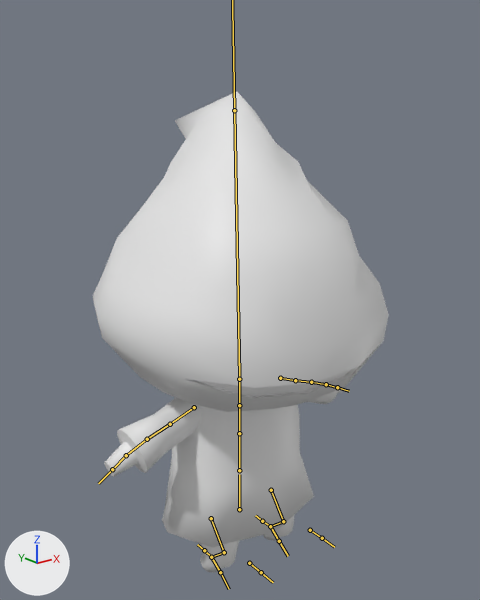
Two versions of the FBX model Characters/Sharko/animations/sharko_idle.fbx, one commit apart.
Camera for both pictures: a 50 mm lens placed at (-6.19, -7.74, 6.79), pointed at (0.18, 0.23, 3.6). The lights are fixed; the arrows at lower left show +X, +Y and +Z. Both versions are drawn at frame 110 of the action 'Armature|idle_2'; the numbers are the values there. The bones that bend it are drawn over the model as lines.

The first picture shows '1arms', '1cloth', '1head', '1legs', '1mouth', '1teeth'.
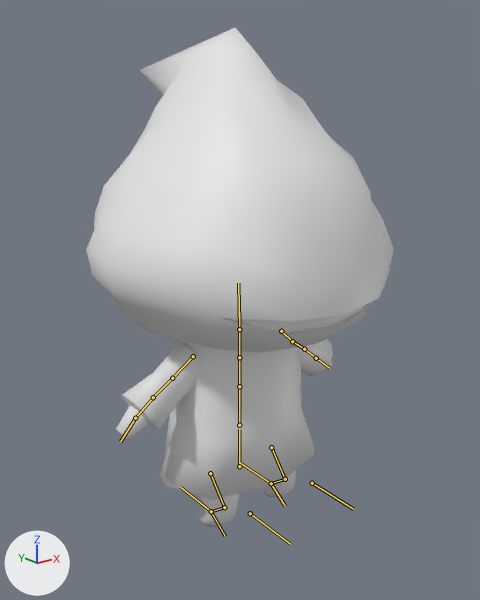
Pixel boxes (x1, y1, x2, y2) of what changed, in the pictures (480 x 600 px):
'1head', posed
    before: (93, 92, 389, 412)
    after: (86, 28, 394, 353)
'1cloth', posed (7% taller)
    before: (162, 397, 314, 548)
    after: (160, 339, 316, 500)
'1arms', posed (10% narrower, 13% taller)
    before: (104, 387, 344, 477)
    after: (116, 339, 333, 441)
'1legs', posed
    before: (200, 516, 294, 573)
    after: (199, 470, 296, 527)
'1teeth', posed (13% narrower, 7% taller)
    before: (192, 370, 350, 397)
    after: (227, 305, 365, 334)
'1mouth', posed
    before: (186, 347, 378, 399)
    after: (223, 301, 373, 335)
bone 'Head', root to tip
    before: (239, 379) to (234, 110)
    after: (239, 329) to (238, 283)
bone 'Shoulder.r', root to tip
    before: (194, 407) to (170, 424)
    after: (193, 356) to (172, 378)
bone 'Shoulder.l', root to tip
    before: (280, 378) to (295, 380)
    after: (281, 331) to (292, 341)
bone 'UpperLeg.r', root to tip
    before: (211, 518) to (224, 552)
    after: (210, 473) to (224, 507)
bone 'LowerLeg.r', root to tip
    before: (224, 552) to (211, 557)
    after: (224, 507) to (211, 511)
bone 'Foot.r', root to tip
    before: (211, 557) to (220, 572)
    after: (211, 511) to (225, 536)
bone 'UpperLeg.l', root to tip
    before: (271, 490) to (283, 521)
    after: (271, 447) to (285, 479)
bone 'LowerLeg.l', root to tip
    before: (283, 521) to (270, 526)
    after: (285, 479) to (271, 483)
bone 'Foot.l', root to tip
    before: (270, 526) to (279, 541)
    after: (271, 483) to (285, 506)

What the commit changed:
Object 'Armature' (bone_rig_object) moves from (0.0, 0.0, 0.207) to (0.0, 0.0, 1.103).
Bone 'Head' (bone_head) turns from (0, -13, -1) to (0, 0, 0) degrees about its own x, y and z.
Bone 'Shoulder.r' (bone_shoulder_r) turns from (0, -2, 11) to (-1, -4, 27) degrees about its own x, y and z.
Bone 'Shoulder.l' (bone_shoulder_l) turns from (4, 5, -10) to (-1, 4, -27) degrees about its own x, y and z.
Bone 'UpperLeg.r' (bone_upperleg_r) turns from (32, 0, 0) to (35, 0, 0) degrees about its own x, y and z.
Bone 'LowerLeg.r' (bone_lowerleg_r) turns from (-76, 0, 0) to (-83, 0, 0) degrees about its own x, y and z.
Bone 'Foot.r' (bone_foot_r) turns from (-44, 0, 0) to (-48, 0, 0) degrees about its own x, y and z.
Bone 'UpperLeg.l' (bone_upperleg_l) turns from (32, 0, 0) to (35, 0, 0) degrees about its own x, y and z.
Bone 'LowerLeg.l' (bone_lowerleg_l) turns from (-76, 0, 0) to (-83, 0, 0) degrees about its own x, y and z.
Bone 'Foot.l' (bone_foot_l) turns from (-44, 0, 0) to (-48, 0, 0) degrees about its own x, y and z.
